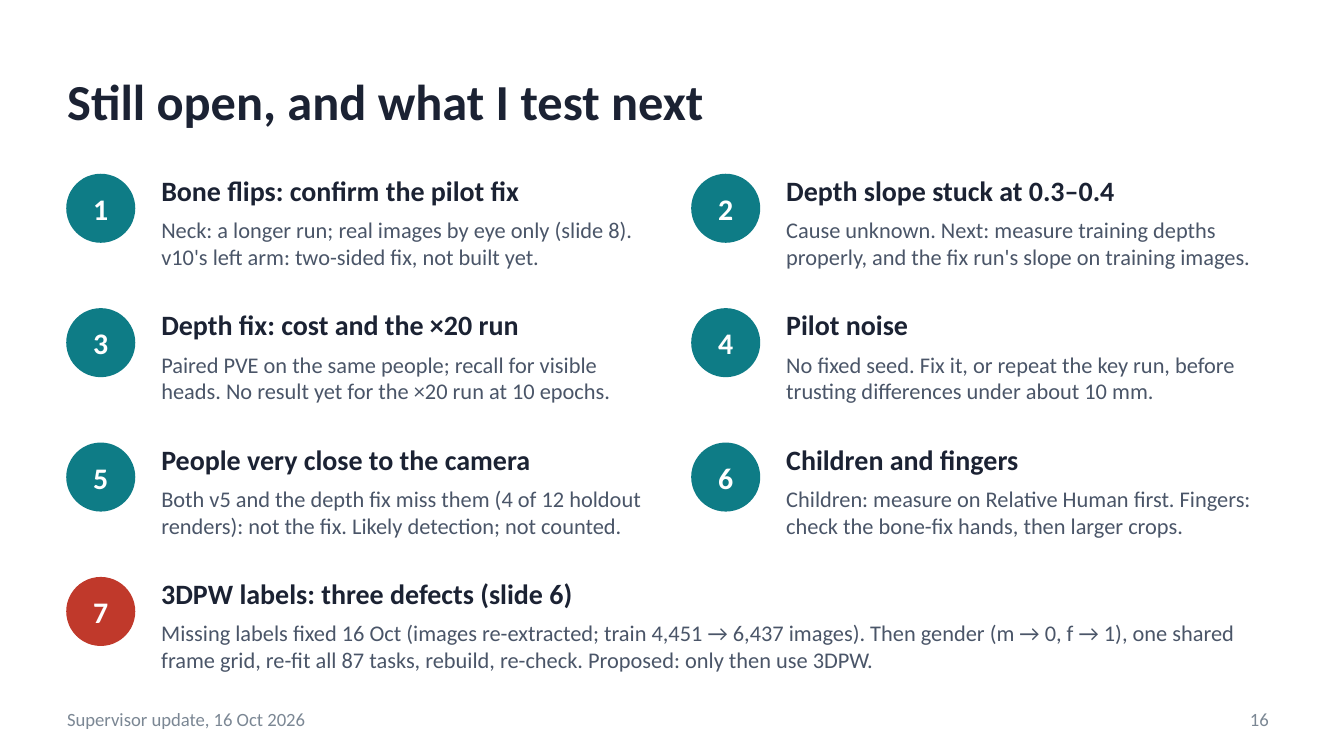
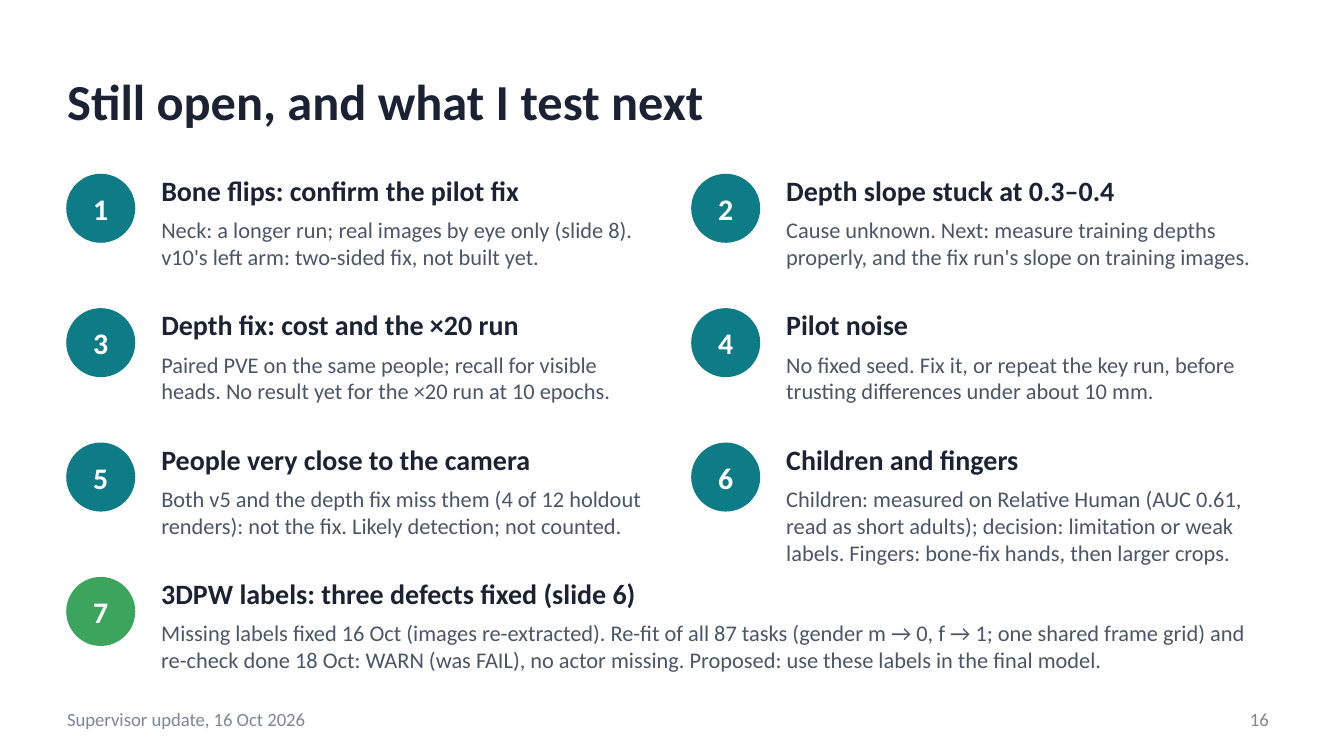
Before and after one commit to saadnajib/Multi-Person-Whole-Body-Human-Mesh-Recovery-in-a-Single-Shot-with-Annyone-dataset-and-3dpw-dataset, a slide deck: slide 16 of docs/supervisor_update_2026-10-16.pptx. Drawn at 1344x756 pixels with LibreOffice and Linux fonts; fonts in the diff are those of the drawing. Boxes give left, top, right and bottom in pixels: in the first picture for what was removed or moved away, otherwise in the second. Text is boxed around its words. In the diff, an @@ line names an element or a change of style, - is before the commit and + after.

```diff
--- a/docs/supervisor_update_2026-10-16.pptx
+++ b/docs/supervisor_update_2026-10-16.pptx
@@ text at (786, 491, 1241, 565): text changed @@
-Children: measure on Relative Human first. Fingers: check the bone-fix hands, then larger crops.
+Children: measured on Relative Human (AUC 0.61, read as short adults); decision: limitation or weak labels. Fingers: bone-fix hands, then larger crops.
@@ ellipse at (67, 578, 134, 645): fill #C0392B to #3BA55D; outline #C0392B 1 pt to #3BA55D 1 pt @@
@@ text at (161, 583, 636, 608): text changed @@
-3DPW labels: three defects (slide 6)
+3DPW labels: three defects fixed (slide 6)
@@ text at (161, 625, 1244, 672): text changed @@
-Missing labels fixed 16 Oct (images re-extracted; train 4,451 → 6,437 images). Then gender (m → 0, f → 1), one shared frame grid, re-fit all 87 tasks, rebuild, re-check. Proposed: only then use 3DPW.
+Missing labels fixed 16 Oct (images re-extracted). Re-fit of all 87 tasks (gender m → 0, f → 1; one shared frame grid) and re-check done 18 Oct: WARN (was FAIL), no actor missing. Proposed: use these labels in the final model.
```
Also in this commit, not shown: 5 other slides changed, 2 other files.
